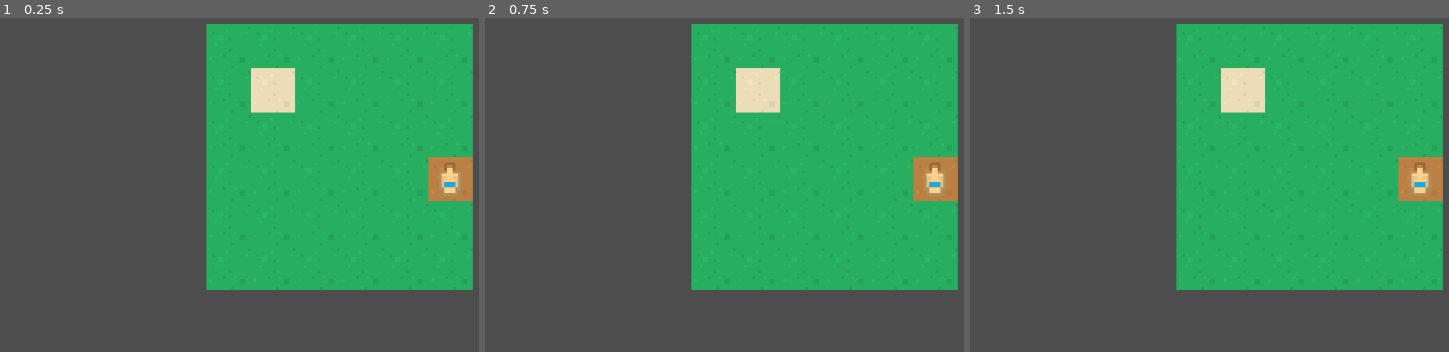
Above: before the commit, frames 1-3 (left to right).
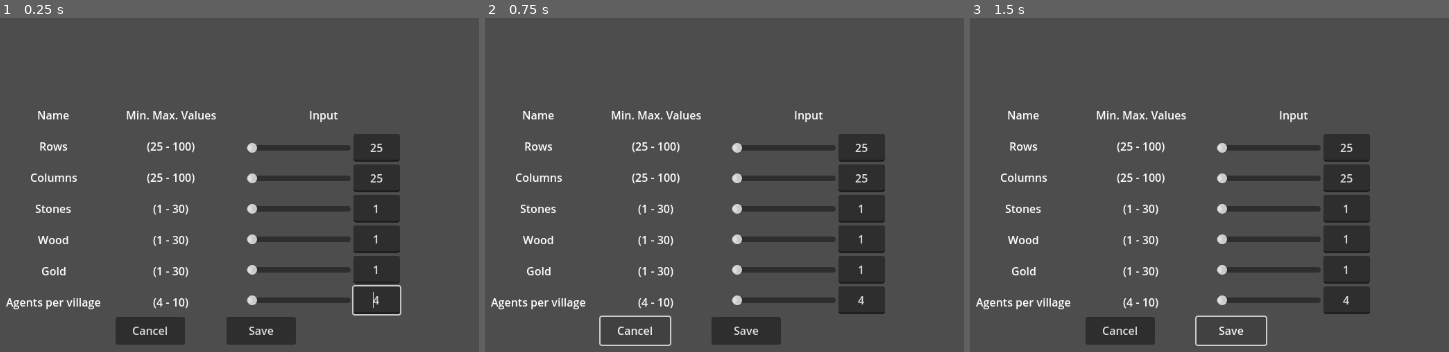
Above: after the commit, the same moments.

Repository: ApostolisSiampanis/intelligent-agents
Game: Godot game, scene res://scenes/input_screen.tscn
Two runs of this game, one before a commit and one after it. Both use one fixed random seed, a clock stepped at 60 frames per second and the inputs below. Before the commit the project starts from res://scenes/main_scene.tscn.
Inputs (mouse positions are in pixels of both pictures, inside the frame that each line leads up to):
- Up to frame 1 (0.25 s): no input
- Up to frame 2 (0.75 s): click (633, 331) at 0.5 s, where only the run after the commit has a clickable "Cancel"
- Up to frame 3 (1.5 s): click (1233, 331) at 1.25 s, where only the run after the commit has a clickable "Save"

The runs differ from the first frame. In frame 1, 50% of the frame differs, in the area x 1-99%, y 1-98%; in frame 2, 49%; in frame 3, 49%.

Commit message:
create the input parameter screen

Diff:
--- a/project.godot
+++ b/project.godot
@@ -11,9 +11,13 @@
 [application]
 
 config/name="Intelligent-agents"
-run/main_scene="res://scenes/main_scene.tscn"
+run/main_scene="res://scenes/input_screen.tscn"
 config/features=PackedStringArray("4.2", "GL Compatibility")
 config/icon="res://icon.svg"
+
+[display]
+
+window/vsync/vsync_mode=2
 
 [dotnet]
 
--- /dev/null
+++ b/scenes/input_screen.tscn
@@ -0,0 +1,258 @@
+[gd_scene load_steps=3 format=3 uid="uid://cxpdfyyo8a4oy"]
+
+[ext_resource type="Script" path="res://scripts/LineEdit.gd" id="1_2sh7x"]
+[ext_resource type="Script" path="res://scripts/HBoxContainerInputScreen.gd" id="1_ve8jk"]
+
+[node name="input_screen" type="Node2D"]
+
+[node name="CenterContainer" type="CenterContainer" parent="."]
+custom_minimum_size = Vector2(800, 500)
+offset_right = 800.0
+offset_bottom = 799.0
+
+[node name="VBoxContainer" type="VBoxContainer" parent="CenterContainer"]
+layout_mode = 2
+alignment = 1
+
+[node name="GridContainerParameters" type="GridContainer" parent="CenterContainer/VBoxContainer"]
+layout_mode = 2
+columns = 3
+
+[node name="VBoxContainerName" type="VBoxContainer" parent="CenterContainer/VBoxContainer/GridContainerParameters"]
+custom_minimum_size = Vector2(200, 0)
+layout_mode = 2
+theme_override_constants/separation = 22
+
+[node name="LabelHeader" type="Label" parent="CenterContainer/VBoxContainer/GridContainerParameters/VBoxContainerName"]
+layout_mode = 2
+text = "Name"
+horizontal_alignment = 1
+
+[node name="LabelRowsName" type="Label" parent="CenterContainer/VBoxContainer/GridContainerParameters/VBoxContainerName"]
+layout_mode = 2
+text = "Rows"
+horizontal_alignment = 1
+
+[node name="LabelColumnsName" type="Label" parent="CenterContainer/VBoxContainer/GridContainerParameters/VBoxContainerName"]
+layout_mode = 2
+text = "Columns"
+horizontal_alignment = 1
+
+[node name="LabelStonesName" type="Label" parent="CenterContainer/VBoxContainer/GridContainerParameters/VBoxContainerName"]
+layout_mode = 2
+text = "Stones
+"
+horizontal_alignment = 1
+
+[node name="LabelWoodName" type="Label" parent="CenterContainer/VBoxContainer/GridContainerParameters/VBoxContainerName"]
+layout_mode = 2
+text = "Wood
+"
+horizontal_alignment = 1
+
+[node name="LabelGoldName" type="Label" parent="CenterContainer/VBoxContainer/GridContainerParameters/VBoxContainerName"]
+layout_mode = 2
+text = "Gold
+"
+horizontal_alignment = 1
+
+[node name="LabelAgentsName" type="Label" parent="CenterContainer/VBoxContainer/GridContainerParameters/VBoxContainerName"]
+layout_mode = 2
+text = "Agents per village
+"
+horizontal_alignment = 1
+
+[node name="VBoxContainerValue" type="VBoxContainer" parent="CenterContainer/VBoxContainer/GridContainerParameters"]
+custom_minimum_size = Vector2(80, 0)
+layout_mode = 2
+theme_override_constants/separation = 22
+
+[node name="LabelHeader" type="Label" parent="CenterContainer/VBoxContainer/GridContainerParameters/VBoxContainerValue"]
+layout_mode = 2
+text = "Min. Max. Values"
+horizontal_alignment = 1
+
+[node name="LabelRowsValue" type="Label" parent="CenterContainer/VBoxContainer/GridContainerParameters/VBoxContainerValue"]
+layout_mode = 2
+text = "(25 - 100)"
+horizontal_alignment = 1
+
+[node name="LabelColumnValue" type="Label" parent="CenterContainer/VBoxContainer/GridContainerParameters/VBoxContainerValue"]
+layout_mode = 2
+text = "(25 - 100)"
+horizontal_alignment = 1
+
+[node name="LabelStonesValue" type="Label" parent="CenterContainer/VBoxContainer/GridContainerParameters/VBoxContainerValue"]
+layout_mode = 2
+text = "(1 - 30)
+"
+horizontal_alignment = 1
+
+[node name="LabelWoodValue" type="Label" parent="CenterContainer/VBoxContainer/GridContainerParameters/VBoxContainerValue"]
+layout_mode = 2
+text = "(1 - 30)
+"
+horizontal_alignment = 1
+
+[node name="LabelGoldValue" type="Label" parent="CenterContainer/VBoxContainer/GridContainerParameters/VBoxContainerValue"]
+layout_mode = 2
+text = "(1 - 30)
+"
+horizontal_alignment = 1
+
+[node name="LabelAgentsValue" type="Label" parent="CenterContainer/VBoxContainer/GridContainerParameters/VBoxContainerValue"]
+layout_mode = 2
+text = "(4 - 10)
+"
+horizontal_alignment = 1
+
+[node name="VBoxContainerInput" type="VBoxContainer" parent="CenterContainer/VBoxContainer/GridContainerParameters"]
+custom_minimum_size = Vector2(300, 0)
+layout_mode = 2
+alignment = 1
+
+[node name="LabelHeader" type="Label" parent="CenterContainer/VBoxContainer/GridContainerParameters/VBoxContainerInput"]
+custom_minimum_size = Vector2(0, 35)
+layout_mode = 2
+text = "Input"
+horizontal_alignment = 1
+
+[node name="HBoxContainerRow" type="HBoxContainer" parent="CenterContainer/VBoxContainer/GridContainerParameters/VBoxContainerInput"]
+layout_mode = 2
+alignment = 1
+script = ExtResource("1_ve8jk")
+
+[node name="HSlider" type="HSlider" parent="CenterContainer/VBoxContainer/GridContainerParameters/VBoxContainerInput/HBoxContainerRow"]
+custom_minimum_size = Vector2(150, 40)
+layout_mode = 2
+min_value = 25.0
+value = 25.0
+
+[node name="LineEdit" type="LineEdit" parent="CenterContainer/VBoxContainer/GridContainerParameters/VBoxContainerInput/HBoxContainerRow"]
+layout_mode = 2
+text = "25"
+placeholder_text = "Value"
+alignment = 1
+expand_to_text_length = true
+caret_blink = true
+script = ExtResource("1_2sh7x")
+
+[node name="HBoxContainerColumn" type="HBoxContainer" parent="CenterContainer/VBoxContainer/GridContainerParameters/VBoxContainerInput"]
+layout_mode = 2
+alignment = 1
+script = ExtResource("1_ve8jk")
+
+[node name="HSlider" type="HSlider" parent="CenterContainer/VBoxContainer/GridContainerParameters/VBoxContainerInput/HBoxContainerColumn"]
+custom_minimum_size = Vector2(150, 40)
+layout_mode = 2
+min_value = 25.0
+value = 25.0
+
+[node name="LineEdit" type="LineEdit" parent="CenterContainer/VBoxContainer/GridContainerParameters/VBoxContainerInput/HBoxContainerColumn"]
+layout_mode = 2
+text = "25"
+placeholder_text = "Value"
+alignment = 1
+expand_to_text_length = true
+caret_blink = true
+script = ExtResource("1_2sh7x")
+
+[node name="HBoxContainerStone" type="HBoxContainer" parent="CenterContainer/VBoxContainer/GridContainerParameters/VBoxContainerInput"]
+layout_mode = 2
+alignment = 1
+script = ExtResource("1_ve8jk")
+
+[node name="HSlider" type="HSlider" parent="CenterContainer/VBoxContainer/GridContainerParameters/VBoxContainerInput/HBoxContainerStone"]
+custom_minimum_size = Vector2(150, 40)
+layout_mode = 2
+min_value = 1.0
+max_value = 30.0
+value = 1.0
+
+[node name="LineEdit" type="LineEdit" parent="CenterContainer/VBoxContainer/GridContainerParameters/VBoxContainerInput/HBoxContainerStone"]
+layout_mode = 2
+text = "1"
+placeholder_text = "Value"
+alignment = 1
+expand_to_text_length = true
+caret_blink = true
+script = ExtResource("1_2sh7x")
+
+[node name="HBoxContainerWood" type="HBoxContainer" parent="CenterContainer/VBoxContainer/GridContainerParameters/VBoxContainerInput"]
+layout_mode = 2
+alignment = 1
+script = ExtResource("1_ve8jk")
+
+[node name="HSlider" type="HSlider" parent="CenterContainer/VBoxContainer/GridContainerParameters/VBoxContainerInput/HBoxContainerWood"]
+custom_minimum_size = Vector2(150, 40)
+layout_mode = 2
+min_value = 1.0
+max_value = 30.0
+value = 1.0
+
+[node name="LineEdit" type="LineEdit" parent="CenterContainer/VBoxContainer/GridContainerParameters/VBoxContainerInput/HBoxContainerWood"]
+layout_mode = 2
+text = "1"
+placeholder_text = "Value"
+alignment = 1
+expand_to_text_length = true
+caret_blink = true
+script = ExtResource("1_2sh7x")
+
+[node name="HBoxContainerGold" type="HBoxContainer" parent="CenterContainer/VBoxContainer/GridContainerParameters/VBoxContainerInput"]
+layout_mode = 2
+alignment = 1
+script = ExtResource("1_ve8jk")
+
+[node name="HSlider" type="HSlider" parent="CenterContainer/VBoxContainer/GridContainerParameters/VBoxContainerInput/HBoxContainerGold"]
+custom_minimum_size = Vector2(150, 40)
+layout_mode = 2
+min_value = 1.0
+max_value = 30.0
+value = 1.0
+
+[node name="LineEdit" type="LineEdit" parent="CenterContainer/VBoxContainer/GridContainerParameters/VBoxContainerInput/HBoxContainerGold"]
+layout_mode = 2
+text = "1"
+placeholder_text = "Value"
+alignment = 1
+expand_to_text_length = true
+caret_blink = true
+script = ExtResource("1_2sh7x")
+
+[node name="HBoxContainerAgents" type="HBoxContainer" parent="CenterContainer/VBoxContainer/GridContainerParameters/VBoxContainerInput"]
+layout_mode = 2
+alignment = 1
+script = ExtResource("1_ve8jk")
+
+[node name="HSlider" type="HSlider" parent="CenterContainer/VBoxContainer/GridContainerParameters/VBoxContainerInput/HBoxContainerAgents"]
+custom_minimum_size = Vector2(150, 40)
+layout_mode = 2
+min_value = 4.0
+max_value = 10.0
+value = 4.0
+
+[node name="LineEdit" type="LineEdit" parent="CenterContainer/VBoxContainer/GridContainerParameters/VBoxContainerInput/HBoxContainerAgents"]
+layout_mode = 2
+text = "4"
+placeholder_text = "Value"
+alignment = 1
+expand_to_text_length = true
+caret_blink = true
+script = ExtResource("1_2sh7x")
+
+[node name="HBoxContainer" type="HBoxContainer" parent="CenterContainer/VBoxContainer"]
+layout_mode = 2
+size_flags_horizontal = 4
+theme_override_constants/separation = 60
+
+[node name="ButtonCancel" type="Button" parent="CenterContainer/VBoxContainer/HBoxContainer"]
+custom_minimum_size = Vector2(100, 40)
+layout_mode = 2
+text = "Cancel
+"
+
+[node name="ButtonSave" type="Button" parent="CenterContainer/VBoxContainer/HBoxContainer"]
+custom_minimum_size = Vector2(100, 40)
+layout_mode = 2
+text = "Save"
--- /dev/null
+++ b/scenes/map.tscn
@@ -0,0 +1,33 @@
+[gd_scene load_steps=4 format=3 uid="uid://detvtimx1i4bn"]
+
+[ext_resource type="Texture2D" uid="uid://b232tmj85wv4e" path="res://assets/medievalRTS/medieval_tilesheet.png" id="1_0jjnk"]
+
+[sub_resource type="TileSetAtlasSource" id="TileSetAtlasSource_hpj1l"]
+texture = ExtResource("1_0jjnk")
+margins = Vector2i(32, 32)
+separation = Vector2i(32, 32)
+texture_region_size = Vector2i(1, 1)
+3:3/0 = 0
+0:0/0 = 0
+1:0/0 = 0
+8:6/0 = 0
+6:6/0 = 0
+9:5/0 = 0
+7:4/0 = 0
+6:0/0 = 0
+6:2/0 = 0
+7:2/0 = 0
+8:2/0 = 0
+6:1/0 = 0
+17:0/0 = 0
+7:6/0 = 0
+
+[sub_resource type="TileSet" id="TileSet_um01a"]
+tile_size = Vector2i(64, 64)
+sources/0 = SubResource("TileSetAtlasSource_hpj1l")
+
+[node name="map" type="Node2D"]
+
+[node name="TileMap" type="TileMap" parent="."]
+tile_set = SubResource("TileSet_um01a")
+format = 2
--- /dev/null
+++ b/scripts/HBoxContainerInputScreen.gd
@@ -0,0 +1,41 @@
+extends HBoxContainer
+
+var slider: HSlider
+var line_edit: LineEdit
+
+var updating_slider: bool = false
+var updating_line_edit: bool = false
+
+var last_valid_value: float = 0.0
+
+func _ready():
+	slider = $HSlider
+	line_edit = $LineEdit
+
+	last_valid_value = slider.value
+
+	slider.connect("value_changed", Callable(self, "_on_slider_value_changed"))
+	line_edit.connect("text_changed", Callable(self, "_on_line_edit_text_changed"))
+
+func _on_slider_value_changed(value):
+	if updating_line_edit:
+		return
+	updating_slider = true
+	line_edit.text = str(value)
+	last_valid_value = value
+	updating_slider = false
+
+func _on_line_edit_text_changed(new_text):
+	if updating_slider:
+		return
+	updating_line_edit = true
+	var value = new_text.to_float()
+	if not is_nan(value):
+		if value >= slider.min_value and value <= slider.max_value:
+			slider.value = value
+			last_valid_value = value
+			print("Input was correct " + str(last_valid_value))
+	else:
+		# Value is not a number
+		line_edit.text = str(last_valid_value)
+	updating_line_edit = false
--- /dev/null
+++ b/scripts/LineEdit.gd
@@ -0,0 +1,5 @@
+extends LineEdit
+
+
+func _ready():
+	grab_focus()
--- /dev/null
+++ b/scripts/map_generator.gd
@@ -0,0 +1 @@
+extends Node
--- /dev/null
+++ b/scripts/user_input.gd
@@ -0,0 +1 @@
+extends Control
